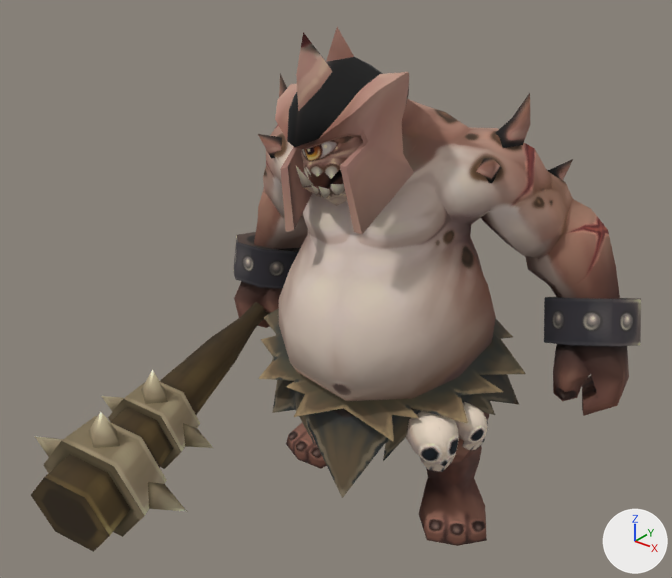
Renders of the OBJ model Resource/Boss02/Animation/Idle/Idle (14).obj from each side of a commit.
Rendered twice from a 50 mm camera at (257.0, -370.0, 343.0) aimed at (-9.0, -37.0, 137.0). Arrows for +X, +Y and +Z are at lower right; the lights stay in place. Where no turn or scale is listed for an object, it has been applied to the vertices. Vertices at the same position are counted once.

In view in the first picture: 'Cyclops01_W', 'Cyclops03'.
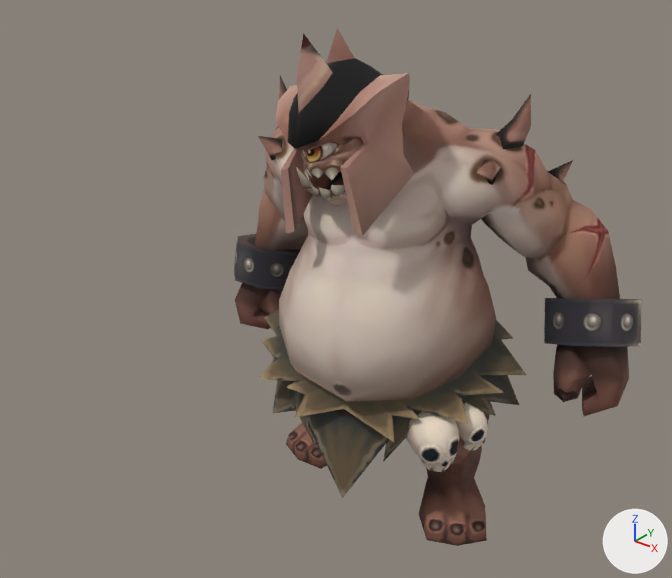
The change, as a list of edits to the scene's bpy script:
```text
Change me_cyclops03:
    used by ob_cyclops03; location = (0.0, 0.0, 0.0)
    remove me_cyclops03.from_pydata(...)  # 738 vertices, 1324 faces; spans x -139.0..117.0, y -66.0..89.0, z 0.0..263.0
    add me_cyclops03.from_pydata(...)  # 738 vertices, 1324 faces; spans x -138.0..118.0, y -66.0..89.0, z 0.0..263.0
    me_cyclops03 part 1: the loose piece of 16 vertices spanning x -139.0..-89.0, y 4.0..57.0, z 83.0..117.0 is moved by (1.0, 0.0, -1.0)
    me_cyclops03 part 2: the loose piece of 9 vertices spanning x -89.0..-68.0, y 2.0..20.0, z 197.0..226.0 is moved by (0.0, 0.0, -1.0)
    me_cyclops03 part 3
    25 vertices are removed from x -100.0..64.0, y -27.0..44.0, z 52.0..231.0
    72 faces are deleted
    36 vertices in x -123.0..51.0, y -53.0..60.0, z 65.0..227.0 move by (0.0, 0.0, -1.0)
    28 vertices in x -133.0..40.0, y -35.0..64.0, z 61.0..206.0 move by (1.0, 0.0, -1.0)
    9 vertices in x -116.0..-39.0, y -47.0..39.0, z 66.0..230.0 move by (1.0, 0.0, 0.0)
    9 vertices in x -126.0..-98.0, y 8.0..47.0, z 70.0..110.0 move by (1.0, -1.0, -1.0)
    4 vertices in x -15.0..34.0, y -23.0..53.0, z 48.0..184.0 move by (0.0, 1.0, -1.0)
    3 vertices in x -120.0..-65.0, y 6.0..40.0, z 64.0..71.0 move by (0.0, -1.0, 0.0)
    23 vertices move within x -131.0..54.0, y -41.0..50.0, z 63.0..206.0
    25 vertices are added at x -100.0..65.0, y -28.0..44.0, z 52.0..230.0
    72 new faces join them
Remove ob_cyclops01_w:
    ob_cyclops01_w = bpy.data.objects.new('Cyclops01_W', me_cyclops01_w)
    ob_cyclops01_w.location = (0.0, 0.0, 0.0)
```

What differs and where, as boxes [x1, y1, x2, y2] in the pictures (672 x 578 px; the box of a moved part takes in the faces that stretch with it):
'Cyclops03', reshaped: before [233, 27, 641, 546]; after [234, 28, 641, 546]
'Cyclops01_W', deleted (brown): before [31, 302, 268, 552]
part 1 of me_cyclops03, moved or reshaped: before [233, 232, 301, 288]; after [234, 234, 301, 290]
part 2 of me_cyclops03, moved or reshaped: before [279, 73, 287, 97]; after [279, 76, 287, 99]
part 3 of me_cyclops03, moved or reshaped: before [234, 84, 534, 462]; after [235, 85, 535, 463]
